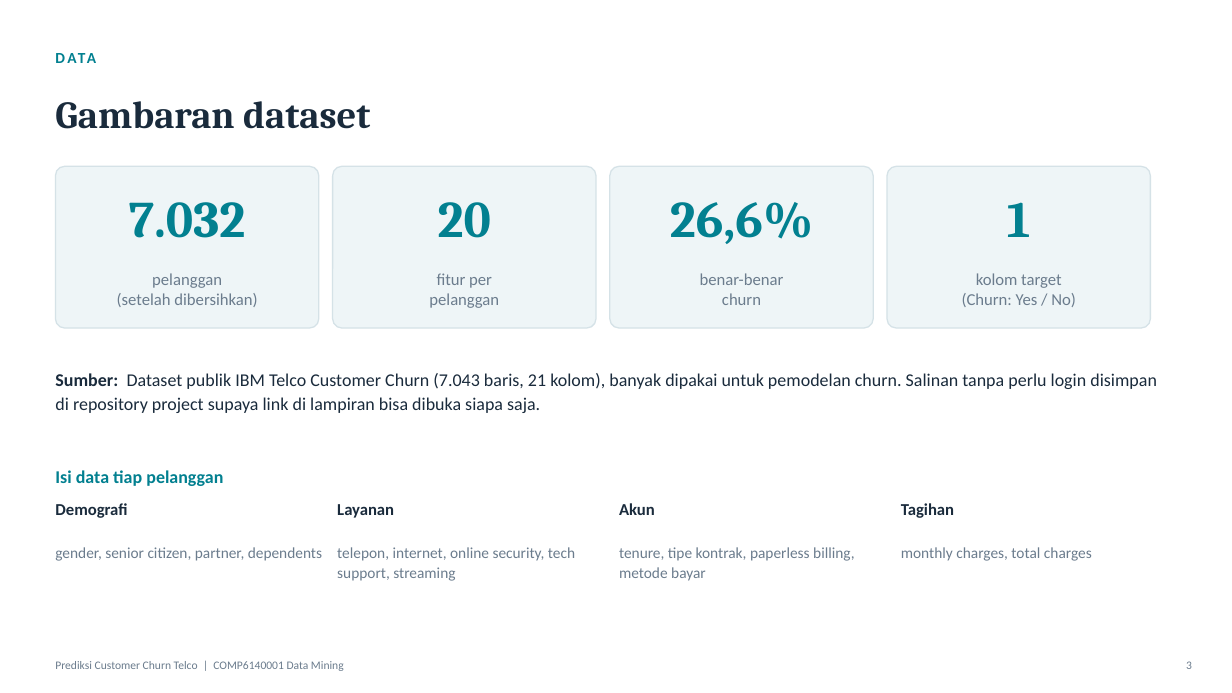
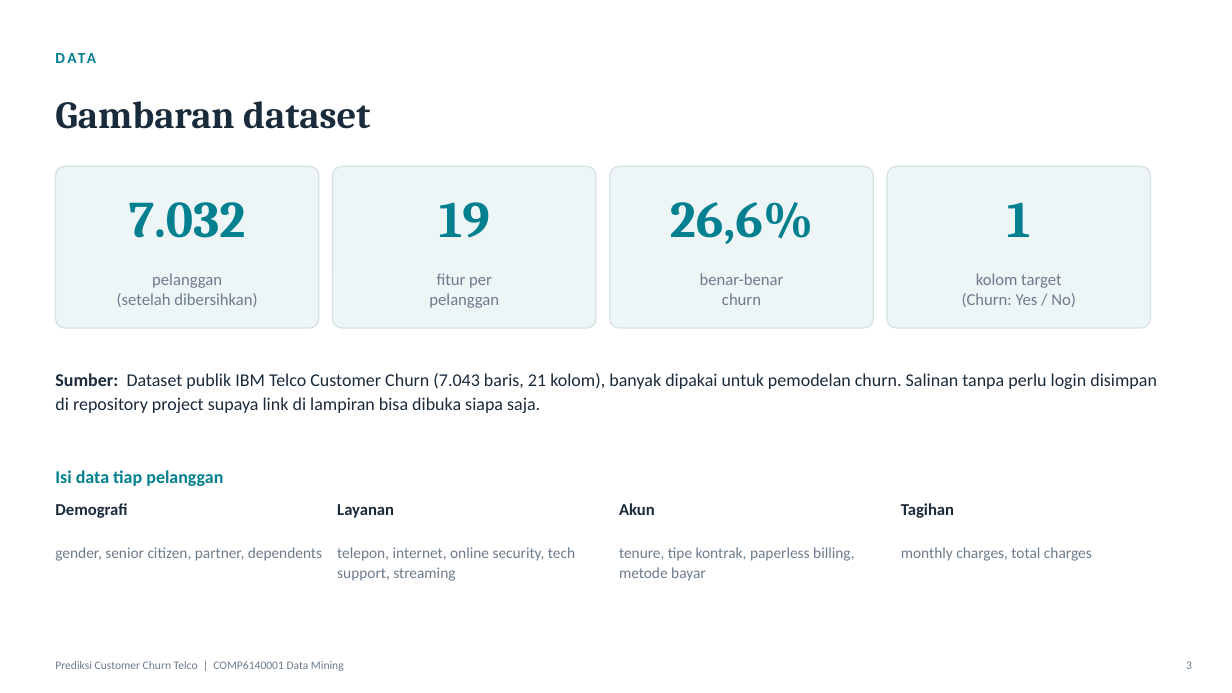
Before and after one commit to Lionel06-bv/telco-churn-datamining, a slide deck: slide 3 of slides/Telco_Churn_Presentation.pptx. Drawn at 1232x693 pixels with LibreOffice and Linux fonts; fonts in the diff are those of the drawing. Boxes give left, top, right and bottom in pixels: in the first picture for what was removed or moved away, otherwise in the second. Text is boxed around its words. In the diff, an @@ line names an element or a change of style, - is before the commit and + after.

```diff
--- a/slides/Telco_Churn_Presentation.pptx
+++ b/slides/Telco_Churn_Presentation.pptx
@@ text at [439,202,490,238]: text changed @@
-20
+19
```
Also in this commit, not shown: 2 other slides changed, 10 other files.
